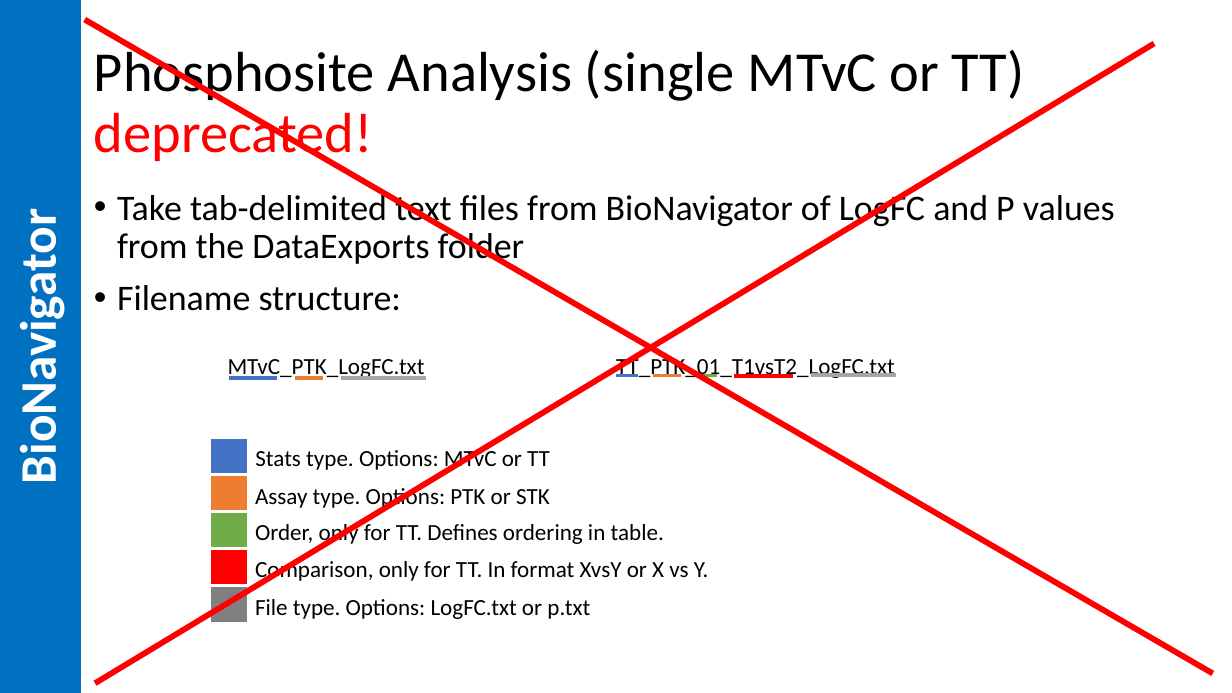
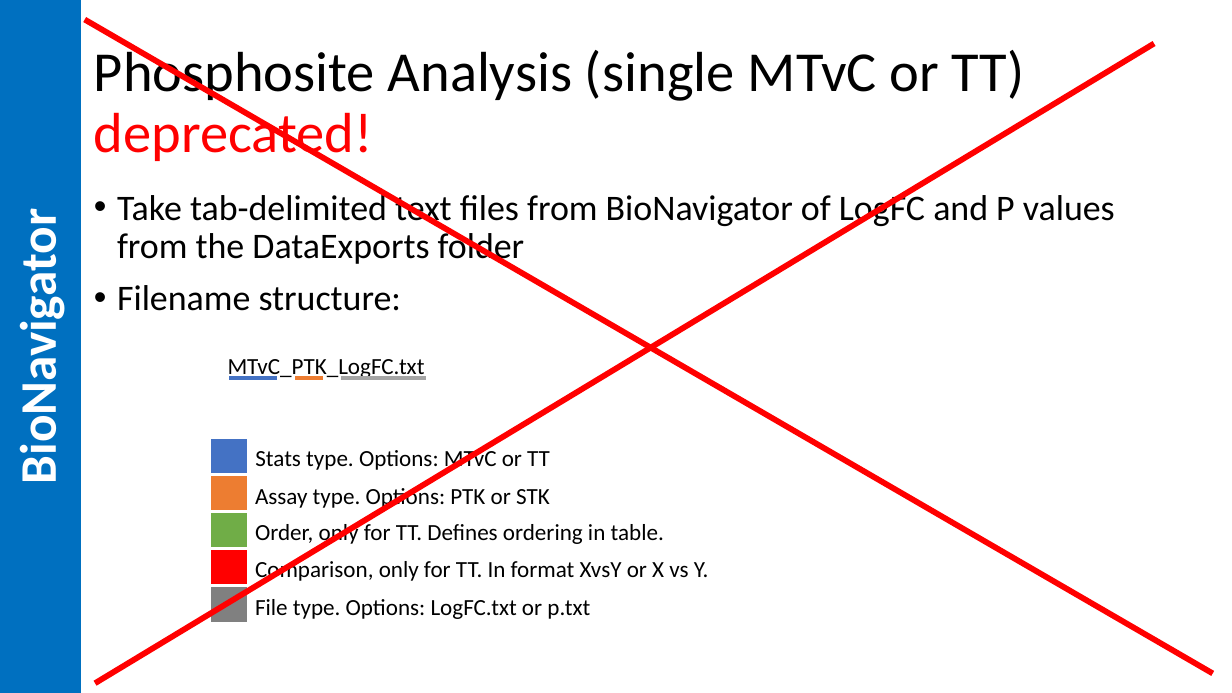
Before and after one commit to pamgene/autoreport2023, a slide deck: slide 13 of ref/HowToUse.pptx (slide 12 before the commit). Drawn at 1232x693 pixels with LibreOffice and Linux fonts; fonts in the diff are those of the drawing. Boxes give left, top, right and bottom in pixels: in the first picture for what was removed or moved away, otherwise in the second. Text is boxed around its words. In the diff, an @@ line names an element or a change of style, - is before the commit and + after.

```diff
--- a/ref/HowToUse.pptx
+++ b/ref/HowToUse.pptx
@@ text removed at [616, 354, 895, 380] @@
-TT_PTK_01_T1vsT2_LogFC.txt
@@ line removed from (616, 375) to (639, 375) @@
@@ line removed from (653, 375) to (681, 375) @@
@@ line removed from (699, 375) to (717, 375) @@
@@ line removed from (734, 376) to (793, 376) @@
@@ line removed from (811, 375) to (897, 375) @@
```
Also in this commit, not shown: 4 other slides changed, 1 slide added, 7 other files.
